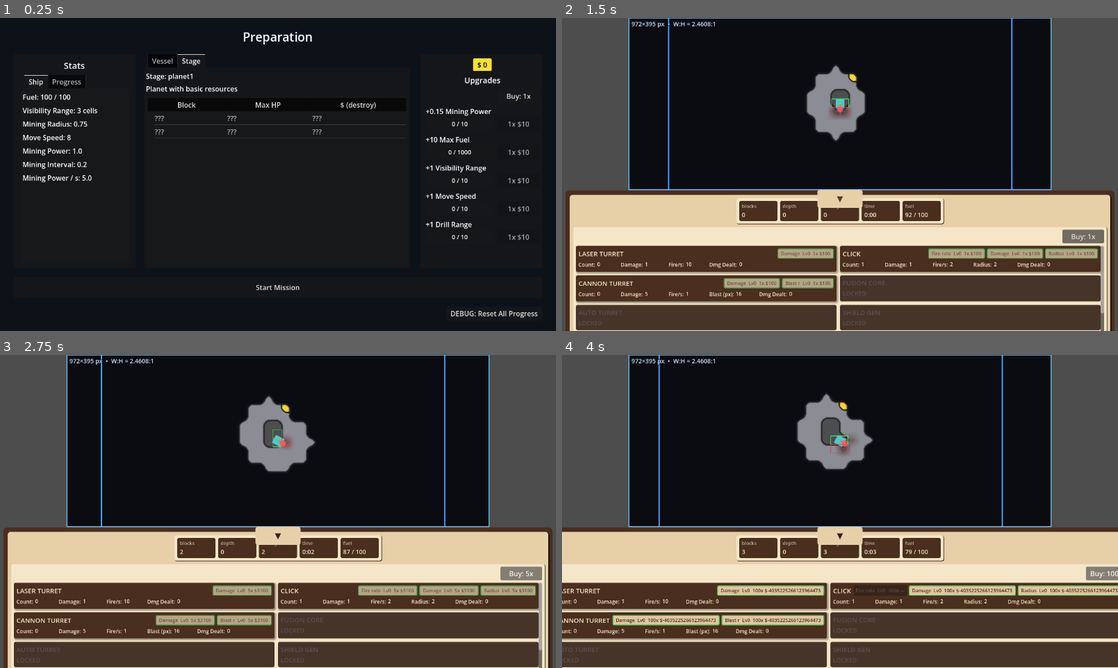
Above: before the commit, frames 1-4 (two rows, left to right).
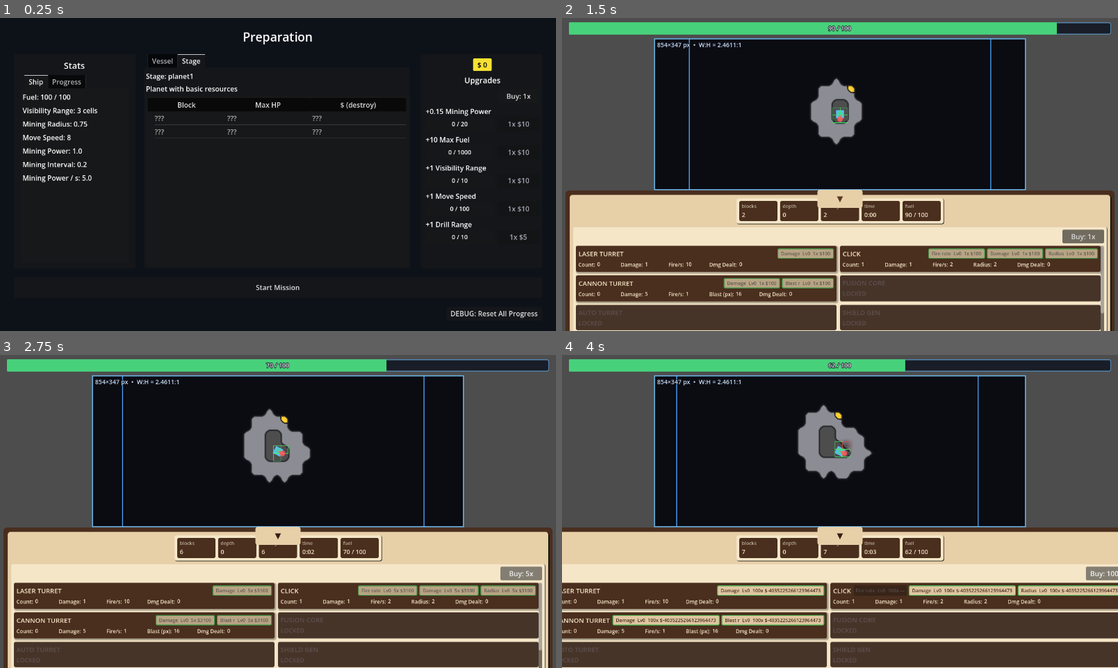
Above: after the commit, the same moments.

Repository: caboyd/blast_game
Game: Godot game, scene res://scenes/prep/Prep.tscn
Two runs of this game, one before a commit and one after it. Both use one fixed random seed, a clock stepped at 60 frames per second and the inputs below.
Inputs:
- Up to frame 1 (0.25 s): no input
- Up to frame 2 (1.5 s): click "Start Mission" at 0.5 s; click "▲" at 1.25 s
- Up to frame 3 (2.75 s): click "Buy: 1x" at 2 s
- Up to frame 4 (4 s): click "Buy: 5x" at 2.75 s; click "Buy: 25x" at 3.5 s

The runs differ from the first frame. In frame 1, less than 0.1% of the frame differs, in the area x 80-96%, y 33-72%; in frame 2, 13%, in the area x 1-99%, y 0-64%; in frame 3, 12%; in frame 4, 12%.

Commit message:
add FUEL as a big hp bar

Diff:
--- a/project.godot
+++ b/project.godot
@@ -21,6 +21,7 @@
 [autoload]
 
 GameSession="*res://scripts/systems/GameSession.gd"
+MiningMissionUI="*res://scripts/systems/MiningMissionUI.gd"
 UpgradeBus="*res://scripts/systems/UpgradeBus.gd"
 GameStatistics="*res://scripts/stats/GameStatistics.gd"
 
--- a/scenes/planets/Planet1.tscn
+++ b/scenes/planets/Planet1.tscn
@@ -1,12 +1,12 @@
-[gd_scene load_steps=7 format=3 uid="uid://bqhuyhfryq34g"]
+[gd_scene format=3 uid="uid://bqhuyhfryq34g"]
 
-[ext_resource type="Script" path="res://scripts/planets/Planet1.gd" id="1"]
+[ext_resource type="Script" uid="uid://conweb5pvayjf" path="res://scripts/planets/Planet1.gd" id="1"]
 [ext_resource type="PackedScene" uid="uid://mininggrid01" path="res://scenes/target/MiningGrid.tscn" id="2"]
-[ext_resource type="PackedScene" uid="uid://miningvessel01" path="res://scenes/ships/MiningVessel.tscn" id="3"]
-[ext_resource type="PackedScene" path="res://scenes/ui/BottomHUD.tscn" id="4"]
+[ext_resource type="PackedScene" uid="uid://c3ujct1udqxw7" path="res://scenes/ships/MiningVessel.tscn" id="3"]
+[ext_resource type="PackedScene" uid="uid://s27h7pw54ab5" path="res://scenes/ui/BottomHUD.tscn" id="4"]
 [ext_resource type="PackedScene" path="res://scenes/ui/DebugOverlay.tscn" id="5"]
 
-[node name="Planet1" type="Control"]
+[node name="Planet1" type="Control" unique_id=803336066]
 layout_mode = 3
 anchors_preset = 15
 anchor_right = 1.0
@@ -15,7 +15,7 @@
 grow_vertical = 2
 script = ExtResource("1")
 
-[node name="GameplayBlock" type="Control" parent="."]
+[node name="GameplayBlock" type="Control" parent="." unique_id=1248247386]
 layout_mode = 1
 anchors_preset = 15
 anchor_right = 1.0
@@ -24,7 +24,7 @@
 grow_horizontal = 2
 grow_vertical = 2
 
-[node name="AspectRatioContainer" type="AspectRatioContainer" parent="GameplayBlock"]
+[node name="AspectRatioContainer" type="AspectRatioContainer" parent="GameplayBlock" unique_id=430329472]
 layout_mode = 1
 anchors_preset = 15
 anchor_right = 1.0
@@ -33,11 +33,11 @@
 grow_vertical = 2
 ratio = 2.4615386
 
-[node name="ViewportFrame" type="Control" parent="GameplayBlock/AspectRatioContainer"]
+[node name="ViewportFrame" type="Control" parent="GameplayBlock/AspectRatioContainer" unique_id=646478256]
 layout_mode = 2
 mouse_filter = 2
 
-[node name="SubViewportContainer" type="SubViewportContainer" parent="GameplayBlock/AspectRatioContainer/ViewportFrame"]
+[node name="SubViewportContainer" type="SubViewportContainer" parent="GameplayBlock/AspectRatioContainer/ViewportFrame" unique_id=1387796240]
 layout_mode = 1
 anchors_preset = 15
 anchor_right = 1.0
@@ -46,28 +46,27 @@
 grow_vertical = 2
 stretch = true
 
-[node name="GameSubViewport" type="SubViewport" parent="GameplayBlock/AspectRatioContainer/ViewportFrame/SubViewportContainer"]
+[node name="GameSubViewport" type="SubViewport" parent="GameplayBlock/AspectRatioContainer/ViewportFrame/SubViewportContainer" unique_id=993360703]
 unique_name_in_owner = true
-handle_input_locally = true
+handle_input_locally = false
 msaa_2d = 3
 size = Vector2i(1280, 520)
 render_target_update_mode = 4
 
-[node name="GameCamera2D" type="Camera2D" parent="GameplayBlock/AspectRatioContainer/ViewportFrame/SubViewportContainer/GameSubViewport"]
-unique_name_in_owner = true
-position = Vector2(0, 0)
-enabled = true
-
-[node name="World2D" type="Node2D" parent="GameplayBlock/AspectRatioContainer/ViewportFrame/SubViewportContainer/GameSubViewport"]
-
-[node name="MiningGrid" parent="GameplayBlock/AspectRatioContainer/ViewportFrame/SubViewportContainer/GameSubViewport/World2D" instance=ExtResource("2")]
+[node name="GameCamera2D" type="Camera2D" parent="GameplayBlock/AspectRatioContainer/ViewportFrame/SubViewportContainer/GameSubViewport" unique_id=302616392]
 unique_name_in_owner = true
 
-[node name="MiningVessel" parent="GameplayBlock/AspectRatioContainer/ViewportFrame/SubViewportContainer/GameSubViewport/World2D" instance=ExtResource("3")]
+[node name="World2D" type="Node2D" parent="GameplayBlock/AspectRatioContainer/ViewportFrame/SubViewportContainer/GameSubViewport" unique_id=264430991]
+
+[node name="MiningGrid" parent="GameplayBlock/AspectRatioContainer/ViewportFrame/SubViewportContainer/GameSubViewport/World2D" unique_id=1384592697 instance=ExtResource("2")]
+unique_name_in_owner = true
+
+[node name="MiningVessel" parent="GameplayBlock/AspectRatioContainer/ViewportFrame/SubViewportContainer/GameSubViewport/World2D" unique_id=945517021 instance=ExtResource("3")]
 unique_name_in_owner = true
 position = Vector2(160, 160)
+mine_interval_s = 0.01
 
-[node name="Border" type="ReferenceRect" parent="GameplayBlock/AspectRatioContainer/ViewportFrame"]
+[node name="Border" type="ReferenceRect" parent="GameplayBlock/AspectRatioContainer/ViewportFrame" unique_id=216972038]
 layout_mode = 1
 anchors_preset = 15
 anchor_right = 1.0
@@ -79,7 +78,7 @@
 border_width = 2.0
 editor_only = false
 
-[node name="ViewportInfo" type="Label" parent="GameplayBlock/AspectRatioContainer/ViewportFrame"]
+[node name="ViewportInfo" type="Label" parent="GameplayBlock/AspectRatioContainer/ViewportFrame" unique_id=272244834]
 unique_name_in_owner = true
 layout_mode = 0
 offset_left = 6.0
@@ -92,8 +91,8 @@
 theme_override_font_sizes/font_size = 14
 text = "—"
 
-[node name="UI" type="CanvasLayer" parent="."]
+[node name="UI" type="CanvasLayer" parent="." unique_id=508636688]
 
-[node name="BottomHUD" parent="UI" instance=ExtResource("4")]
+[node name="BottomHUD" parent="UI" unique_id=670664507 instance=ExtResource("4")]
 
-[node name="DebugOverlay" parent="UI" instance=ExtResource("5")]
+[node name="DebugOverlay" parent="UI" unique_id=1221568308 instance=ExtResource("5")]
--- /dev/null
+++ b/scenes/ui/MiningFuelBar.tscn
@@ -0,0 +1,78 @@
+[gd_scene load_steps=4 format=3 uid="uid://miningfuelbar01"]
+
+[ext_resource type="Script" path="res://scripts/ui/MiningFuelBar.gd" id="1"]
+
+[sub_resource type="StyleBoxFlat" id="StyleBarBg"]
+bg_color = Color(0.08, 0.1, 0.14, 0.92)
+border_width_left = 2
+border_width_top = 2
+border_width_right = 2
+border_width_bottom = 2
+border_color = Color(0.35, 0.55, 0.72, 0.95)
+corner_radius_top_left = 4
+corner_radius_top_right = 4
+corner_radius_bottom_right = 4
+corner_radius_bottom_left = 4
+
+[sub_resource type="StyleBoxFlat" id="StyleBarFill"]
+bg_color = Color(0.28, 0.82, 0.48, 1)
+corner_radius_top_left = 2
+corner_radius_top_right = 2
+corner_radius_bottom_right = 2
+corner_radius_bottom_left = 2
+
+[node name="TopFuelBar" type="Control"]
+layout_mode = 1
+anchors_preset = 10
+anchor_right = 1.0
+offset_bottom = 48.0
+grow_horizontal = 2
+grow_vertical = 0
+mouse_filter = 2
+script = ExtResource("1")
+
+[node name="MarginContainer" type="MarginContainer" parent="."]
+layout_mode = 1
+anchors_preset = 15
+anchor_right = 1.0
+anchor_bottom = 1.0
+grow_horizontal = 2
+grow_vertical = 2
+mouse_filter = 2
+theme_override_constants/margin_left = 16
+theme_override_constants/margin_right = 16
+theme_override_constants/margin_top = 10
+theme_override_constants/margin_bottom = 10
+
+[node name="BarStack" type="Control" parent="MarginContainer"]
+custom_minimum_size = Vector2(0, 22)
+layout_mode = 2
+size_flags_horizontal = 3
+
+[node name="ProgressBar" type="ProgressBar" parent="MarginContainer/BarStack"]
+layout_mode = 1
+anchors_preset = 15
+anchor_right = 1.0
+anchor_bottom = 1.0
+grow_horizontal = 2
+grow_vertical = 2
+theme_override_styles/background = SubResource("StyleBarBg")
+theme_override_styles/fill = SubResource("StyleBarFill")
+max_value = 100.0
+show_percentage = false
+
+[node name="ValueLabel" type="Label" parent="MarginContainer/BarStack"]
+layout_mode = 1
+anchors_preset = 15
+anchor_right = 1.0
+anchor_bottom = 1.0
+grow_horizontal = 2
+grow_vertical = 2
+mouse_filter = 2
+theme_override_colors/font_color = Color(0.95, 0.98, 1, 1)
+theme_override_colors/font_outline_color = Color(0.05, 0.06, 0.1, 0.95)
+theme_override_constants/outline_size = 5
+theme_override_font_sizes/font_size = 14
+text = "—"
+horizontal_alignment = 1
+vertical_alignment = 1
--- a/scripts/planets/Planet1.gd
+++ b/scripts/planets/Planet1.gd
@@ -21,6 +21,7 @@
 
 
 func _ready() -> void:
+	MiningMissionUI.attach_fuel_bar_for_mining_host(self)
 	GameSession.start_mission_timer()
 	_apply_game_viewport_layout()
 	if _mining_grid:
@@ -39,6 +40,8 @@
 			_bottom_hud.resized.connect(_on_bottom_hud_layout_changed)
 		if not _bottom_hud.item_rect_changed.is_connected(_on_bottom_hud_layout_changed):
 			_bottom_hud.item_rect_changed.connect(_on_bottom_hud_layout_changed)
+	if not MiningMissionUI.top_fuel_layout_changed.is_connected(_on_top_fuel_bar_layout_changed):
+		MiningMissionUI.top_fuel_layout_changed.connect(_on_top_fuel_bar_layout_changed)
 	if not resized.is_connected(_on_main_resized_for_viewport):
 		resized.connect(_on_main_resized_for_viewport)
 	if not get_viewport().size_changed.is_connected(_on_main_resized_for_viewport):
@@ -58,6 +61,10 @@
 	call_deferred("_apply_game_viewport_layout")
 
 
+func _on_top_fuel_bar_layout_changed() -> void:
+	call_deferred("_apply_game_viewport_layout")
+
+
 func _on_main_resized_for_viewport() -> void:
 	call_deferred("_apply_game_viewport_layout")
 
@@ -68,9 +75,14 @@
 	return float(HUD_RESERVE_PX)
 
 
+func _top_fuel_band_px() -> float:
+	return MiningMissionUI.get_top_fuel_band_px()
+
+
 func _apply_game_viewport_layout() -> void:
 	var block := get_node_or_null("GameplayBlock") as Control
 	if block != null:
+		block.offset_top = _top_fuel_band_px()
 		block.offset_bottom = -_hud_bottom_reserve_px()
 	var ar := get_node_or_null("GameplayBlock/AspectRatioContainer") as AspectRatioContainer
 	if ar != null:
--- /dev/null
+++ b/scripts/systems/MiningMissionUI.gd
@@ -0,0 +1,51 @@
+extends CanvasLayer
+
+## Global mining-mission HUD (fuel bar). Autoload: show while a mining planet scene is active.
+
+const _BAR_SCENE := preload("res://scenes/ui/MiningFuelBar.tscn")
+
+signal top_fuel_layout_changed
+
+var _bar: Control
+
+
+func _ready() -> void:
+	layer = 1
+	_bar = _BAR_SCENE.instantiate() as Control
+	add_child(_bar)
+	_bar.visible = false
+	_bar.resized.connect(_emit_top_layout)
+	_bar.item_rect_changed.connect(_emit_top_layout)
+
+
+func _emit_top_layout() -> void:
+	top_fuel_layout_changed.emit()
+
+
+## Call from any mining planet root in `_ready()` so the fuel bar stays visible across planet scenes.
+func attach_fuel_bar_for_mining_host(host: Node) -> void:
+	if host == null:
+		return
+	set_mining_fuel_bar_active(true)
+	if not host.tree_exiting.is_connected(_on_mining_host_exiting):
+		host.tree_exiting.connect(_on_mining_host_exiting)
+
+
+func _on_mining_host_exiting() -> void:
+	set_mining_fuel_bar_active(false)
+
+
+func set_mining_fuel_bar_active(active: bool) -> void:
+	if _bar == null:
+		return
+	_bar.visible = active
+	_emit_top_layout()
+
+
+func get_top_fuel_band_px() -> float:
+	if _bar == null or not _bar.visible:
+		return 0.0
+	var h: float = _bar.size.y
+	if h <= 0.0:
+		h = _bar.get_combined_minimum_size().y
+	return maxf(h, 1.0)
--- a/scripts/systems/UpgradeBus.gd
+++ b/scripts/systems/UpgradeBus.gd
@@ -7,11 +7,11 @@
 signal upgrade_purchased(id: StringName, new_level: int)
 
 const DEFS: Dictionary = {
-	&"mining_power": {"base_cost": 10, "multiplier": 1.1, "max_level": 10},
+	&"mining_power": {"base_cost": 10, "multiplier": 1.1, "max_level": 20},
 	&"fuel_tank": {"base_cost": 10, "multiplier": 1.1, "max_level": 1000},
 	&"visibility_range": {"base_cost": 10, "multiplier": 1.1, "max_level": 10},
-	&"vessel_speed": {"base_cost": 10, "multiplier": 1.1, "max_level": 10},
-	&"drill_range": {"base_cost": 10, "multiplier": 1.1, "max_level": 10},
+	&"vessel_speed": {"base_cost": 10, "multiplier": 1.1, "max_level": 100},
+	&"drill_range": {"base_cost": 5, "multiplier": 1.1, "max_level": 10},
 	&"laser_count": {"base_cost": 120, "multiplier": 2.0},
 	&"laser_fire_rate": {"base_cost": 100, "multiplier": 2.0, "max_level": 0},
 	&"melter": {"base_cost": 100, "multiplier": 2.0},
--- a/scripts/ui/BottomHUD.gd
+++ b/scripts/ui/BottomHUD.gd
@@ -224,7 +224,14 @@
 	for c in get_children():
 		if c is Control and (c as Control).visible:
 			r = r.merge((c as Control).get_global_rect())
-	var vis: Rect2 = get_viewport().get_visible_rect()
+	var vp: Viewport = get_viewport()
+	if vp == null:
+		var st := get_tree()
+		if st != null:
+			vp = st.root as Viewport
+	if vp == null:
+		return maxi(ceili(r.size.y), 1)
+	var vis: Rect2 = vp.get_visible_rect()
 	var top_y: float = r.position.y
 	var reserve: float = vis.end.y - top_y
 	return maxi(ceili(reserve), 1)
--- /dev/null
+++ b/scripts/ui/MiningFuelBar.gd
@@ -0,0 +1,22 @@
+extends Control
+
+@onready var _bar: ProgressBar = $MarginContainer/BarStack/ProgressBar
+@onready var _label: Label = $MarginContainer/BarStack/ValueLabel
+
+
+func _ready() -> void:
+	_sync_from_stats()
+	if not GameStatistics.fuel_changed.is_connected(_on_fuel_changed):
+		GameStatistics.fuel_changed.connect(_on_fuel_changed)
+
+
+func _sync_from_stats() -> void:
+	var mx: float = maxf(GameStatistics.fuel_max, 1.0)
+	_bar.max_value = mx
+	_bar.value = clampf(GameStatistics.fuel, 0.0, mx)
+	if _label:
+		_label.text = "%.0f / %.0f" % [GameStatistics.fuel, GameStatistics.fuel_max]
+
+
+func _on_fuel_changed(_current: float, _max_fuel: float) -> void:
+	_sync_from_stats()
Not shown, added: scripts/systems/MiningMissionUI.gd.uid
Not shown, added: scripts/ui/MiningFuelBar.gd.uid
